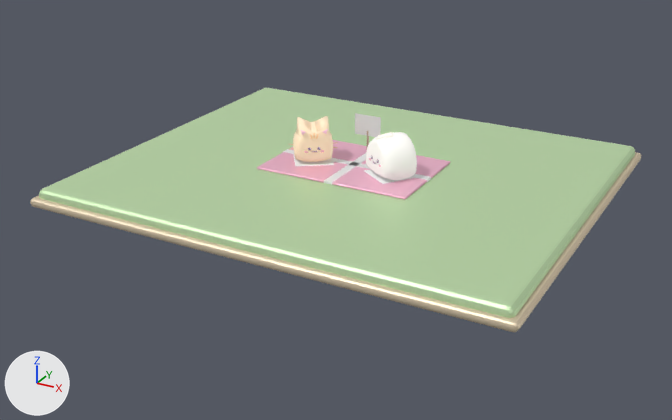
The glTF model game/art/models/buildings/market/building_market_L01.glb, before and after one commit.
Before and after are seen from a 50 mm camera at (22.4, -42.9, 18.5) aimed at (-0.3, -1.6, -2.1). Arrows for +X, +Y and +Z are at lower left; the lights stay in place. The older version comes first. Where no turn or scale is listed for an object, it has been applied to the vertices.

Before the edit, the objects in view are built like this:
```python
me_mesh_17 = bpy.data.meshes.new('Mesh_17')
me_mesh_17.from_pydata(...)  # 112 vertices, 220 faces; spans x -13.0..13.0, y -11.0..11.0, z -0.8..0.0
me_mesh_17.materials.append(mat_material_15)  # green #ceecbb
me_mesh_18 = bpy.data.meshes.new('Mesh_18')
me_mesh_18.from_pydata(...)  # 112 vertices, 220 faces; spans x -13.3..13.3, y -11.3..11.3, z -1.0..-0.5
me_mesh_18.materials.append(mat_material_16)  # beige #e6d5b8
me_mesh_9 = bpy.data.meshes.new('Mesh_9')
me_mesh_9.from_pydata(...)  # 288 vertices, 572 faces; spans x 0.23..3.08, y -2.52..0.25, z -3.61..-1.26
me_mesh_9.materials.append(mat_material_8)  # white #fdfbf6, glowing grey #8a8987
ob_mesh_17 = bpy.data.objects.new('Mesh_17', me_mesh_17)
ob_mesh_17.location = (0.0, 0.0, 0.0)
ob_mesh_18 = bpy.data.objects.new('Mesh_18', me_mesh_18)
ob_mesh_18.location = (0.0, 0.0, 0.0)
ob_mesh_9 = bpy.data.objects.new('Mesh_9', me_mesh_9)
ob_mesh_9.location = (0.76, 0.75, 3.71)
# also in view: 'Mesh_3' at (-2.4, -0.4, 1.3); 'Mesh_14' at (0.0, 0.0, 0.1)
```
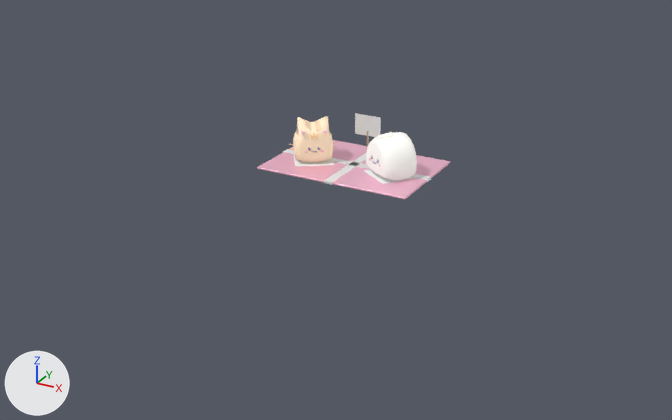
Where the change shows, as pixel boxes [x1, y1, x2, y2] in the pictures (672 x 420 px):
'Mesh_17', deleted (green): before [39, 88, 635, 318]
'Mesh_18', deleted: before [31, 152, 641, 332]

Edits to the bpy script that builds the scene:
```text
Remove ob_mesh_17:
    ob_mesh_17 = bpy.data.objects.new('Mesh_17', me_mesh_17)
    ob_mesh_17.location = (0.0, 0.0, 0.0)
Remove ob_mesh_18:
    ob_mesh_18 = bpy.data.objects.new('Mesh_18', me_mesh_18)
    ob_mesh_18.location = (0.0, 0.0, 0.0)
```
